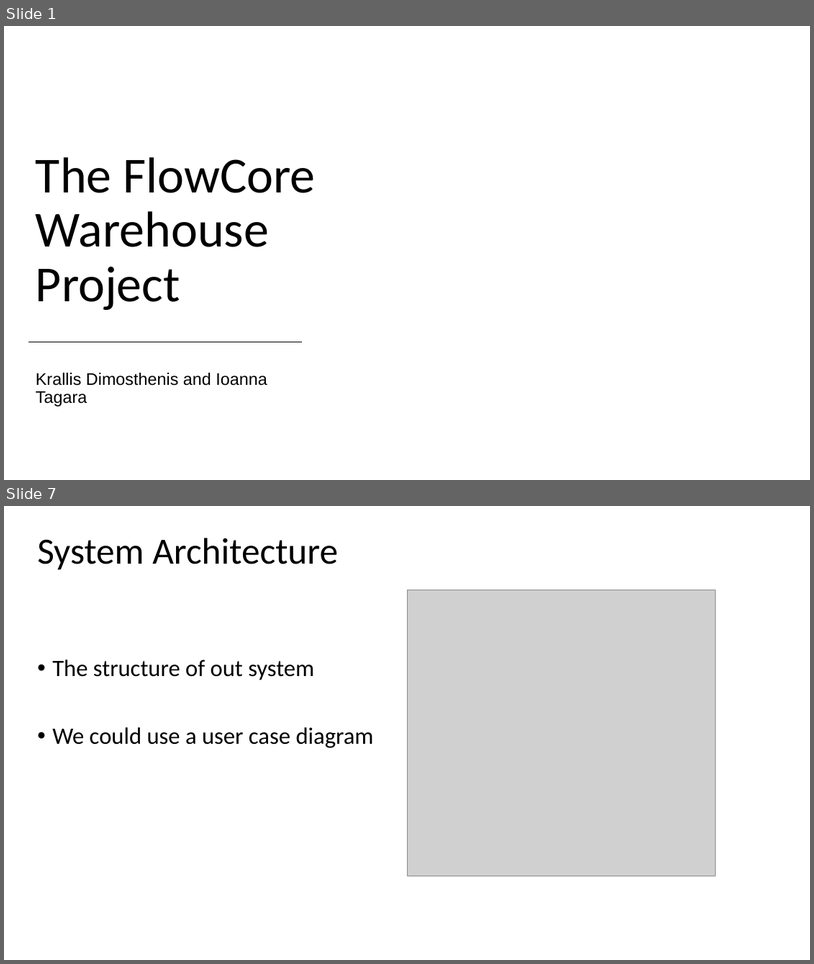
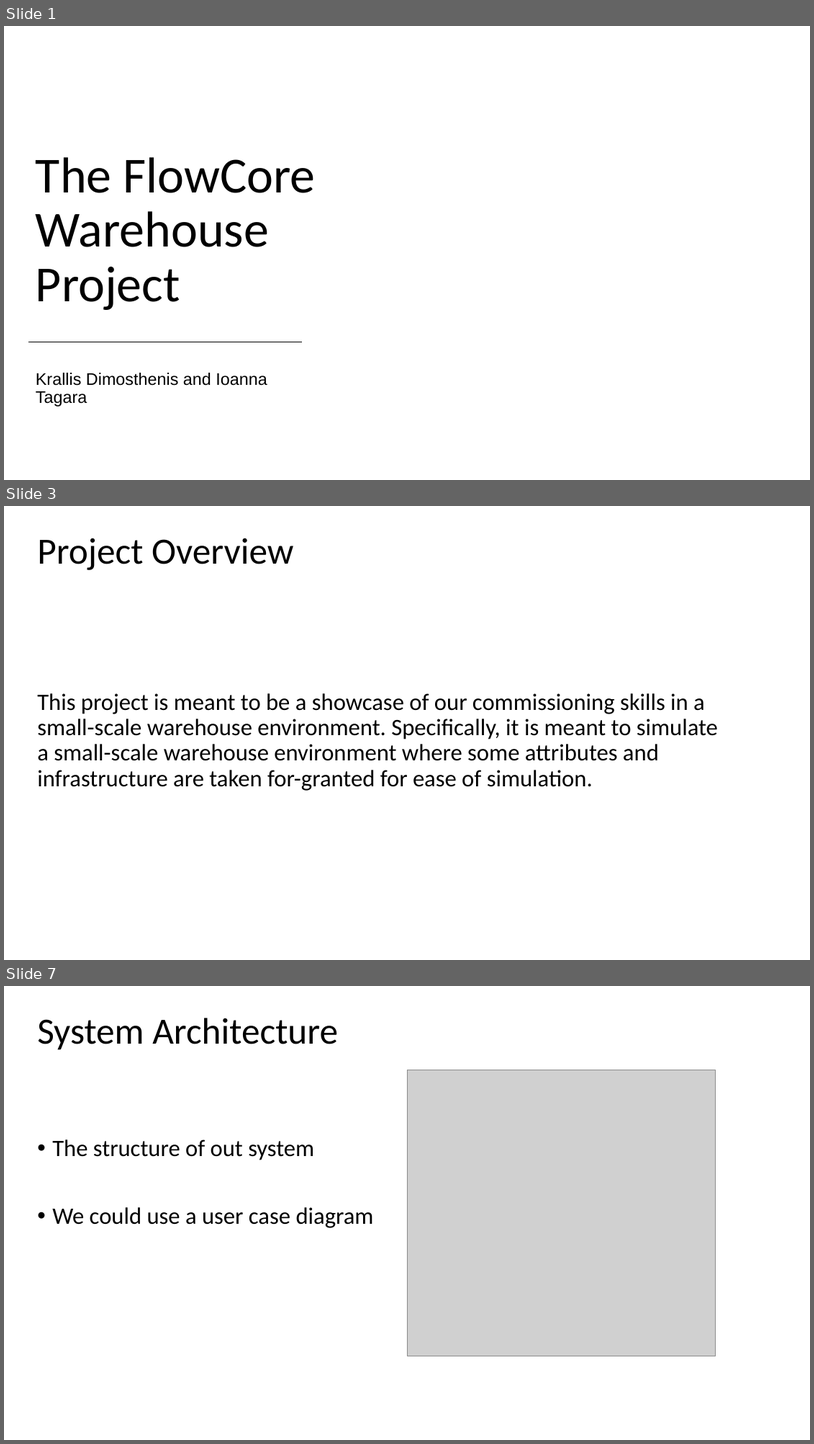
Before and after one commit to wallmenis/exercise, a slide deck: presentation/Presentation.pptx. Shown one above the other, each under a label of ours: slides 1 and 7 before the commit, slides 1, 3 and 7 after it; the slides between them are not shown. The pictures are 814x964 and 814x1444 pixels, drawn with LibreOffice and Linux fonts; fonts in the diff are those of the drawing; grey boxes stand for pictures; background and template pictures are left out. Boxes give left, top, right and bottom in pixels: in the first picture for what was removed or moved away, otherwise in the second. Text is boxed around its words. In the diff, an @@ line names an element or a change of style, - is before the commit and + after.

```diff
--- a/presentation/Presentation.pptx
+++ b/presentation/Presentation.pptx
@@ slide 3 added at [4, 506, 810, 960], background picture (left out) @@
@@ title added at [37, 538, 293, 570], 44 pt, text #000000 @@
+Project Overview
@@ subtitle added at [37, 693, 718, 790], 28 pt, text #000000 @@
+This project is meant to be a showcase of our commissioning skills in a small-scale warehouse environment. Specifically, it is meant to simulate a small-scale warehouse environment where some attributes and infrastructure are taken for-granted for ease of simulation.
```
Also in this commit, not shown: 5 slides changed, 4 other slides added, 5 slides removed, 4 other files.
